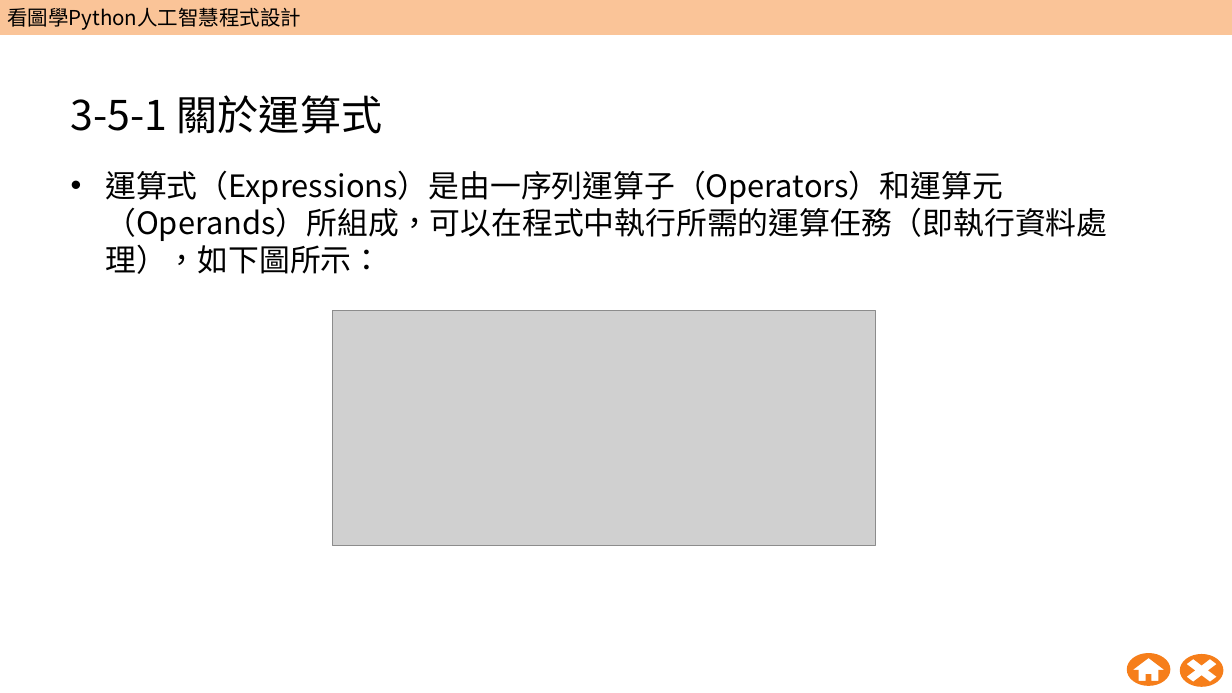
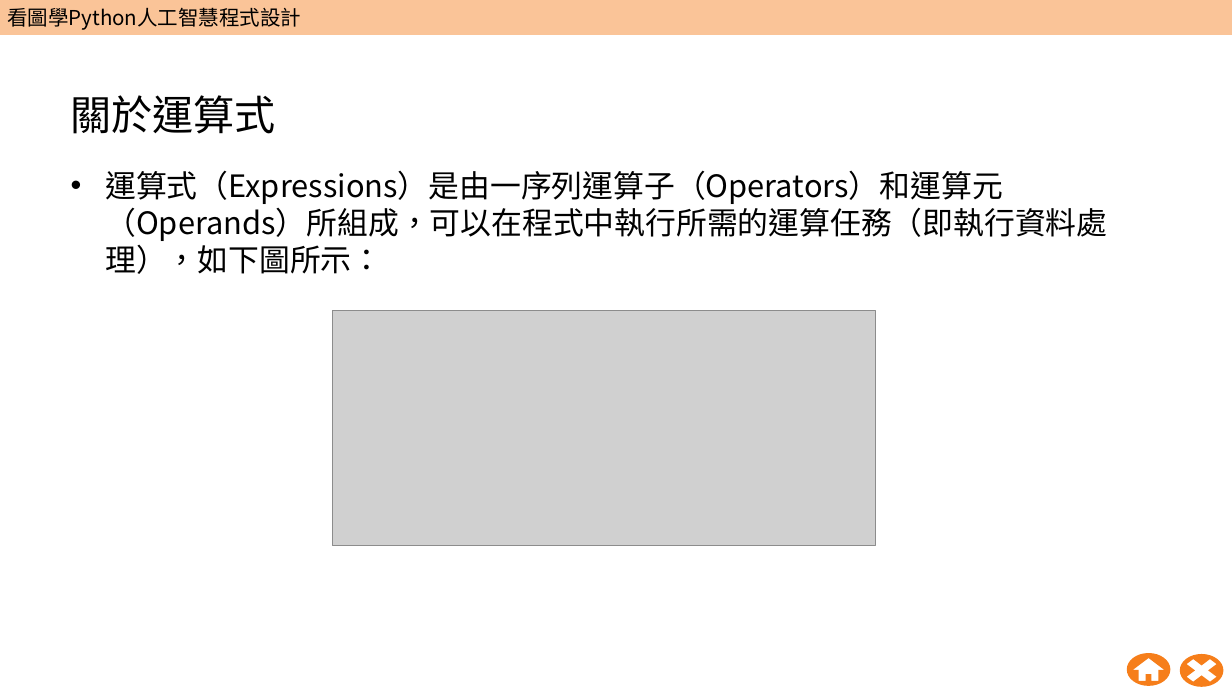
Before and after one commit to wangsungwen/Python-Artificial-Intelligence-Instruction, a slide deck: slide 56 of 五週Python人工智慧教學包/第1週/W01_教學簡報.pptx (slide 50 before the commit). Drawn at 1232x693 pixels with LibreOffice and Linux fonts; fonts in the diff are those of the drawing; grey boxes stand for pictures; background and template pictures are left out. Boxes give left, top, right and bottom in pixels: in the first picture for what was removed or moved away, otherwise in the second. Text is boxed around its words. In the diff, an @@ line names an element or a change of style, - is before the commit and + after.

```diff
--- a/五週Python人工智慧教學包/第1週/W01_教學簡報.pptx
+++ b/五週Python人工智慧教學包/第1週/W01_教學簡報.pptx
@@ title at (71, 95, 276, 134): text changed @@
-3-5-1 關於運算式
+關於運算式
```
Also in this commit, not shown: 17 other slides changed, 8 slides added.
